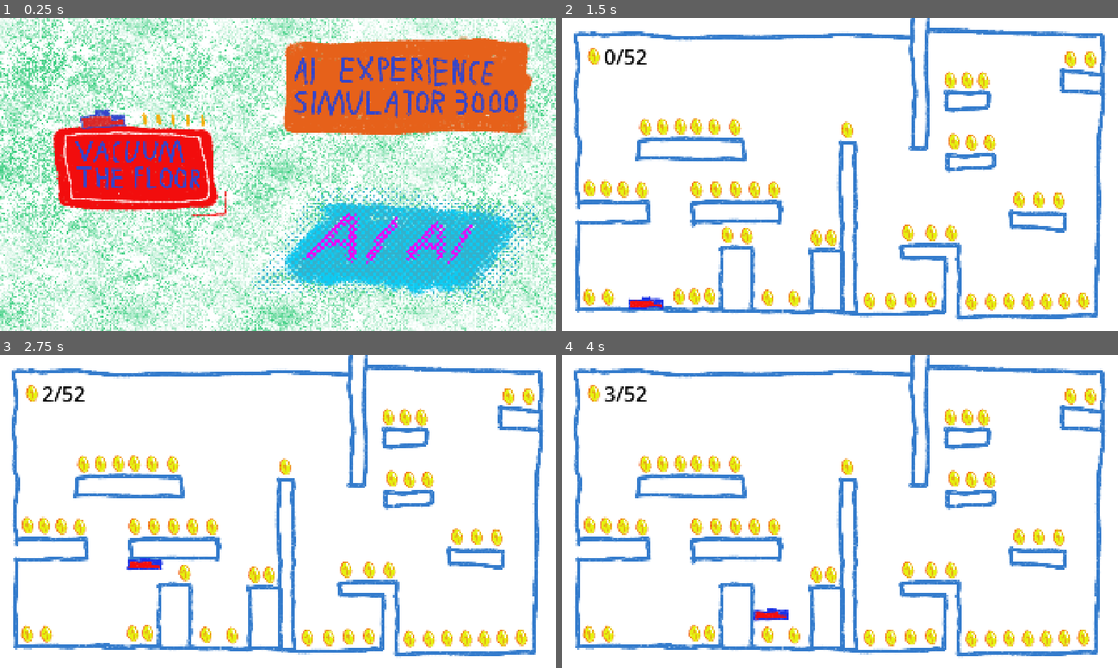
Above: before the commit, frames 1-4 (two rows, left to right).
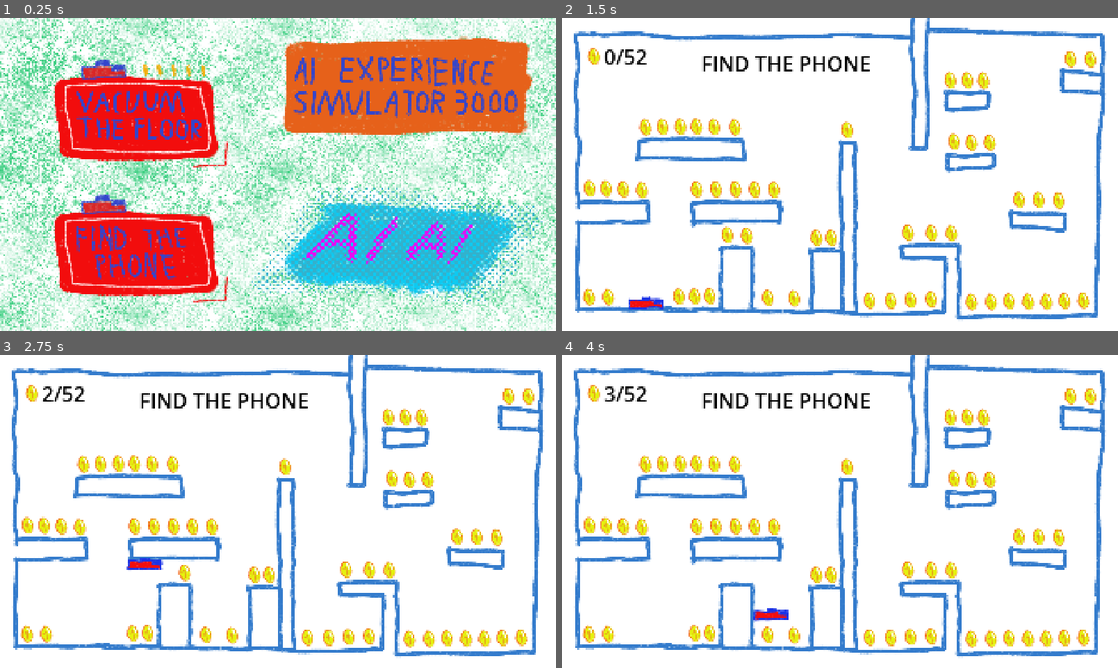
Above: after the commit, the same moments.

Repository: AkiPoh/ai-experience-simulator-3000
Game: Godot game, scene res://menu/menu.tscn
The game is run twice, just before and just after one commit, with the same random seed, the same clock (stepped at 60 frames per second) and the same inputs.
Inputs (mouse positions are in pixels of both pictures, inside the frame that each line leads up to):
- Up to frame 1 (0.25 s): no input
- Up to frame 2 (1.5 s): click (695, 252) at 0.52 s; click (695, 168) at 1.27 s
- Up to frame 3 (2.75 s): tap Enter at 2 s; hold D (move_right) from 2.03 s (still down); tap Up (jump) at 2.1, 2.27, 2.57 s
- Up to frame 4 (4 s): tap Up (jump) at 2.85, 3.02, 3.32, 3.6 s; release D (move_right) at 3.53 s; hold Left (move_left) from 3.53 s (still down)

The runs differ from the first frame. In frame 1, 19% of the frame differs, in the area x 9-41%, y 13-91%; in frame 2, 0.7%; in frame 3, 0.7%; in frame 4, 0.7%.

Commit message:
Add level2 to menu and duplicte level1 to be level2 G&A

Diff:
--- /dev/null
+++ b/godot-game/level2/coin/coin.tscn
@@ -0,0 +1,15 @@
+[gd_scene load_steps=3 format=3 uid="uid://dv6hsgtmmsv84"]
+
+[ext_resource type="Texture2D" uid="uid://cxvmhq4gu1dus" path="res://level1/coin/art/coin.png" id="1_hloft"]
+
+[sub_resource type="RectangleShape2D" id="RectangleShape2D_dukv5"]
+size = Vector2(42, 59)
+
+[node name="Coin" type="Area2D"]
+
+[node name="CollisionShape2D" type="CollisionShape2D" parent="."]
+position = Vector2(0, -0.5)
+shape = SubResource("RectangleShape2D_dukv5")
+
+[node name="Sprite2D" type="Sprite2D" parent="."]
+texture = ExtResource("1_hloft")
--- /dev/null
+++ b/godot-game/level2/level_2.gd
@@ -0,0 +1,33 @@
+extends Node2D
+
+
+var coins_collected := 0
+var total_coins := 0
+
+
+# Called when the node enters the scene tree for the first time.
+func _ready() -> void:
+	total_coins = $Coins.get_child_count()
+	for coin in $Coins.get_children():
+		coin.body_entered.connect(_on_coin_collected.bind(coin))
+	$CoinCounter.text = str(coins_collected) + "/" + str(total_coins)
+
+
+# Called every frame. 'delta' is the elapsed time since the previous frame.
+func _process(delta: float) -> void:
+	pass
+
+
+func _on_coin_collected(body: Node, coin: Node) -> void:
+	if body == $Vacuum:
+		coins_collected += 1
+		coin.queue_free()
+		$CoinCounter.text = str(coins_collected) + "/" + str(total_coins)
+		if coins_collected >= total_coins:
+			_on_level_complete()
+
+
+func _on_level_complete() -> void:
+	$WinOverlay.visible = true
+	await get_tree().create_timer(5).timeout
+	get_tree().change_scene_to_file("res://menu/menu.tscn")
--- /dev/null
+++ b/godot-game/level2/level_2.tscn
@@ -0,0 +1,431 @@
+[gd_scene load_steps=33 format=3 uid="uid://gknarqs2e6u7"]
+
+[ext_resource type="Texture2D" uid="uid://dkoc1clcp6fw1" path="res://level2/art/level1-main.png" id="1_4hwfk"]
+[ext_resource type="Texture2D" uid="uid://devy77ikw2ajr" path="res://level2/art/player-trimmed-canvas.png" id="1_h77vs"]
+[ext_resource type="Script" uid="uid://dokvx3kb8fcvf" path="res://level2/level_2.gd" id="1_mh48n"]
+[ext_resource type="Script" uid="uid://dbtvs1x27mc1e" path="res://level2/robot.gd" id="1_xpeh6"]
+[ext_resource type="PackedScene" uid="uid://dv6hsgtmmsv84" path="res://level2/coin/coin.tscn" id="2_v8of2"]
+[ext_resource type="Texture2D" uid="uid://cxvmhq4gu1dus" path="res://level2/coin/art/coin.png" id="6_atmxi"]
+
+[sub_resource type="RectangleShape2D" id="RectangleShape2D_4hwfk"]
+size = Vector2(633, 87)
+
+[sub_resource type="RectangleShape2D" id="RectangleShape2D_v8of2"]
+size = Vector2(391, 78)
+
+[sub_resource type="RectangleShape2D" id="RectangleShape2D_gpbvg"]
+size = Vector2(355, 70)
+
+[sub_resource type="RectangleShape2D" id="RectangleShape2D_mh48n"]
+size = Vector2(595, 67)
+
+[sub_resource type="RectangleShape2D" id="RectangleShape2D_atmxi"]
+size = Vector2(210, 56)
+
+[sub_resource type="RectangleShape2D" id="RectangleShape2D_bsgr5"]
+size = Vector2(261, 77)
+
+[sub_resource type="RectangleShape2D" id="RectangleShape2D_veygh"]
+size = Vector2(174, 73)
+
+[sub_resource type="RectangleShape2D" id="RectangleShape2D_s1vqm"]
+size = Vector2(1163, 72)
+
+[sub_resource type="RectangleShape2D" id="RectangleShape2D_wflk4"]
+size = Vector2(611, 65)
+
+[sub_resource type="RectangleShape2D" id="RectangleShape2D_esv77"]
+size = Vector2(116, 238)
+
+[sub_resource type="RectangleShape2D" id="RectangleShape2D_hevts"]
+size = Vector2(139, 228)
+
+[sub_resource type="RectangleShape2D" id="RectangleShape2D_2wq6b"]
+size = Vector2(61, 677)
+
+[sub_resource type="RectangleShape2D" id="RectangleShape2D_w3wtg"]
+size = Vector2(65, 354)
+
+[sub_resource type="RectangleShape2D" id="RectangleShape2D_sx3jx"]
+size = Vector2(62, 597)
+
+[sub_resource type="RectangleShape2D" id="RectangleShape2D_r8eyt"]
+size = Vector2(62, 461)
+
+[sub_resource type="RectangleShape2D" id="RectangleShape2D_d0qb0"]
+size = Vector2(59, 219)
+
+[sub_resource type="RectangleShape2D" id="RectangleShape2D_q62cn"]
+size = Vector2(65, 337)
+
+[sub_resource type="RectangleShape2D" id="RectangleShape2D_f6nmd"]
+size = Vector2(87, 801)
+
+[sub_resource type="RectangleShape2D" id="RectangleShape2D_fww16"]
+size = Vector2(317, 72)
+
+[sub_resource type="RectangleShape2D" id="RectangleShape2D_yjslg"]
+size = Vector2(372, 68)
+
+[sub_resource type="RectangleShape2D" id="RectangleShape2D_wwwve"]
+size = Vector2(157, 64)
+
+[sub_resource type="RectangleShape2D" id="RectangleShape2D_faqjo"]
+size = Vector2(175, 52)
+
+[sub_resource type="RectangleShape2D" id="RectangleShape2D_pl3v4"]
+size = Vector2(196, 55)
+
+[sub_resource type="RectangleShape2D" id="RectangleShape2D_po4om"]
+size = Vector2(149, 27)
+
+[sub_resource type="RectangleShape2D" id="RectangleShape2D_44tn6"]
+size = Vector2(349, 26)
+
+[sub_resource type="RectangleShape2D" id="RectangleShape2D_h77vs"]
+size = Vector2(120, 34)
+
+[node name="Level1" type="Node2D"]
+script = ExtResource("1_mh48n")
+
+[node name="Background" type="Sprite2D" parent="."]
+texture = ExtResource("1_4hwfk")
+centered = false
+metadata/_edit_lock_ = true
+
+[node name="WallsEtc" type="Node2D" parent="."]
+
+[node name="FloorsCeilings" type="StaticBody2D" parent="WallsEtc"]
+
+[node name="CollisionShape2D" type="CollisionShape2D" parent="WallsEtc/FloorsCeilings"]
+position = Vector2(297, 1047)
+shape = SubResource("RectangleShape2D_4hwfk")
+
+[node name="CollisionShape2D2" type="CollisionShape2D" parent="WallsEtc/FloorsCeilings"]
+position = Vector2(802.5, 1051)
+shape = SubResource("RectangleShape2D_v8of2")
+
+[node name="CollisionShape2D3" type="CollisionShape2D" parent="WallsEtc/FloorsCeilings"]
+position = Vector2(1168.5, 1054)
+shape = SubResource("RectangleShape2D_gpbvg")
+
+[node name="CollisionShape2D4" type="CollisionShape2D" parent="WallsEtc/FloorsCeilings"]
+position = Vector2(1631.5, 1059.5)
+shape = SubResource("RectangleShape2D_mh48n")
+
+[node name="CollisionShape2D5" type="CollisionShape2D" parent="WallsEtc/FloorsCeilings"]
+position = Vector2(1272, 808)
+shape = SubResource("RectangleShape2D_atmxi")
+
+[node name="CollisionShape2D6" type="CollisionShape2D" parent="WallsEtc/FloorsCeilings"]
+position = Vector2(174.5, 669.5)
+shape = SubResource("RectangleShape2D_bsgr5")
+
+[node name="CollisionShape2D7" type="CollisionShape2D" parent="WallsEtc/FloorsCeilings"]
+position = Vector2(1811, 220)
+shape = SubResource("RectangleShape2D_veygh")
+
+[node name="CollisionShape2D8" type="CollisionShape2D" parent="WallsEtc/FloorsCeilings"]
+position = Vector2(635.5, 29)
+shape = SubResource("RectangleShape2D_s1vqm")
+
+[node name="CollisionShape2D9" type="CollisionShape2D" parent="WallsEtc/FloorsCeilings"]
+position = Vector2(1558.5, 25.5)
+shape = SubResource("RectangleShape2D_wflk4")
+
+[node name="Fridges" type="StaticBody2D" parent="WallsEtc"]
+
+[node name="CollisionShape2D" type="CollisionShape2D" parent="WallsEtc/Fridges"]
+position = Vector2(605, 908)
+shape = SubResource("RectangleShape2D_esv77")
+
+[node name="CollisionShape2D2" type="CollisionShape2D" parent="WallsEtc/Fridges"]
+position = Vector2(926.5, 912)
+shape = SubResource("RectangleShape2D_hevts")
+
+[node name="Walls" type="StaticBody2D" parent="WallsEtc"]
+
+[node name="CollisionShape2D" type="CollisionShape2D" parent="WallsEtc/Walls"]
+position = Vector2(26.5, 336.5)
+shape = SubResource("RectangleShape2D_2wq6b")
+
+[node name="CollisionShape2D2" type="CollisionShape2D" parent="WallsEtc/Walls"]
+position = Vector2(25.5, 847)
+shape = SubResource("RectangleShape2D_w3wtg")
+
+[node name="CollisionShape2D3" type="CollisionShape2D" parent="WallsEtc/Walls"]
+position = Vector2(989, 725.5)
+shape = SubResource("RectangleShape2D_sx3jx")
+
+[node name="CollisionShape2D4" type="CollisionShape2D" parent="WallsEtc/Walls"]
+position = Vector2(1236, 227.5)
+shape = SubResource("RectangleShape2D_r8eyt")
+
+[node name="CollisionShape2D5" type="CollisionShape2D" parent="WallsEtc/Walls"]
+position = Vector2(1347.5, 933.5)
+shape = SubResource("RectangleShape2D_d0qb0")
+
+[node name="CollisionShape2D6" type="CollisionShape2D" parent="WallsEtc/Walls"]
+position = Vector2(1894.5, 149.5)
+shape = SubResource("RectangleShape2D_q62cn")
+
+[node name="CollisionShape2D7" type="CollisionShape2D" parent="WallsEtc/Walls"]
+position = Vector2(1886.5, 647.5)
+shape = SubResource("RectangleShape2D_f6nmd")
+
+[node name="Platforms" type="StaticBody2D" parent="WallsEtc"]
+
+[node name="CollisionShape2D" type="CollisionShape2D" parent="WallsEtc/Platforms"]
+position = Vector2(601.5, 668)
+shape = SubResource("RectangleShape2D_fww16")
+
+[node name="CollisionShape2D2" type="CollisionShape2D" parent="WallsEtc/Platforms"]
+position = Vector2(446, 450)
+shape = SubResource("RectangleShape2D_yjslg")
+
+[node name="CollisionShape2D3" type="CollisionShape2D" parent="WallsEtc/Platforms"]
+position = Vector2(1400.5, 285)
+shape = SubResource("RectangleShape2D_wwwve")
+
+[node name="CollisionShape2D4" type="CollisionShape2D" parent="WallsEtc/Platforms"]
+position = Vector2(1411.5, 496)
+shape = SubResource("RectangleShape2D_faqjo")
+
+[node name="CollisionShape2D5" type="CollisionShape2D" parent="WallsEtc/Platforms"]
+position = Vector2(1643, 698.5)
+shape = SubResource("RectangleShape2D_pl3v4")
+
+[node name="OneWays" type="StaticBody2D" parent="WallsEtc"]
+
+[node name="CollisionShape2D" type="CollisionShape2D" parent="WallsEtc/OneWays"]
+position = Vector2(375, 671)
+rotation = 3.1415927
+shape = SubResource("RectangleShape2D_po4om")
+one_way_collision = true
+debug_color = Color(0.5613584, 0.39551935, 1, 0.41960785)
+
+[node name="CollisionShape2D2" type="CollisionShape2D" parent="WallsEtc/OneWays"]
+position = Vector2(803, 458)
+rotation = 3.1415927
+shape = SubResource("RectangleShape2D_44tn6")
+one_way_collision = true
+debug_color = Color(0.6192919, 0.35545346, 1, 0.41960785)
+
+[node name="Coins" type="Node2D" parent="."]
+
+[node name="Coin" parent="Coins" instance=ExtResource("2_v8of2")]
+position = Vector2(93, 963)
+
+[node name="Coin2" parent="Coins" instance=ExtResource("2_v8of2")]
+position = Vector2(160, 963)
+
+[node name="Coin6" parent="Coins" instance=ExtResource("2_v8of2")]
+position = Vector2(404, 961)
+
+[node name="Coin7" parent="Coins" instance=ExtResource("2_v8of2")]
+position = Vector2(459, 961)
+
+[node name="Coin8" parent="Coins" instance=ExtResource("2_v8of2")]
+position = Vector2(510, 960)
+
+[node name="Coin9" parent="Coins" instance=ExtResource("2_v8of2")]
+position = Vector2(571, 749)
+
+[node name="Coin10" parent="Coins" instance=ExtResource("2_v8of2")]
+position = Vector2(638, 751)
+
+[node name="Coin11" parent="Coins" instance=ExtResource("2_v8of2")]
+position = Vector2(711, 966)
+
+[node name="Coin12" parent="Coins" instance=ExtResource("2_v8of2")]
+position = Vector2(801, 968)
+
+[node name="Coin13" parent="Coins" instance=ExtResource("2_v8of2")]
+position = Vector2(879, 759)
+
+[node name="Coin14" parent="Coins" instance=ExtResource("2_v8of2")]
+position = Vector2(930, 759)
+
+[node name="Coin15" parent="Coins" instance=ExtResource("2_v8of2")]
+position = Vector2(732, 593)
+
+[node name="Coin16" parent="Coins" instance=ExtResource("2_v8of2")]
+position = Vector2(665, 592)
+
+[node name="Coin17" parent="Coins" instance=ExtResource("2_v8of2")]
+position = Vector2(599, 591)
+
+[node name="Coin18" parent="Coins" instance=ExtResource("2_v8of2")]
+position = Vector2(531, 591)
+
+[node name="Coin19" parent="Coins" instance=ExtResource("2_v8of2")]
+position = Vector2(465, 591)
+
+[node name="Coin20" parent="Coins" instance=ExtResource("2_v8of2")]
+position = Vector2(276, 594)
+
+[node name="Coin21" parent="Coins" instance=ExtResource("2_v8of2")]
+position = Vector2(212, 591)
+
+[node name="Coin22" parent="Coins" instance=ExtResource("2_v8of2")]
+position = Vector2(153, 589)
+
+[node name="Coin23" parent="Coins" instance=ExtResource("2_v8of2")]
+position = Vector2(95, 588)
+
+[node name="Coin24" parent="Coins" instance=ExtResource("2_v8of2")]
+position = Vector2(288, 377)
+
+[node name="Coin25" parent="Coins" instance=ExtResource("2_v8of2")]
+position = Vector2(347, 376)
+
+[node name="Coin26" parent="Coins" instance=ExtResource("2_v8of2")]
+position = Vector2(409, 375)
+
+[node name="Coin27" parent="Coins" instance=ExtResource("2_v8of2")]
+position = Vector2(465, 375)
+
+[node name="Coin28" parent="Coins" instance=ExtResource("2_v8of2")]
+position = Vector2(525, 376)
+
+[node name="Coin29" parent="Coins" instance=ExtResource("2_v8of2")]
+position = Vector2(597, 377)
+
+[node name="Coin30" parent="Coins" instance=ExtResource("2_v8of2")]
+position = Vector2(985, 387)
+
+[node name="Coin31" parent="Coins" instance=ExtResource("2_v8of2")]
+position = Vector2(1345, 743)
+
+[node name="Coin32" parent="Coins" instance=ExtResource("2_v8of2")]
+position = Vector2(1276, 742)
+
+[node name="Coin33" parent="Coins" instance=ExtResource("2_v8of2")]
+position = Vector2(1195, 741)
+
+[node name="Coin34" parent="Coins" instance=ExtResource("2_v8of2")]
+position = Vector2(1062, 975)
+
+[node name="Coin35" parent="Coins" instance=ExtResource("2_v8of2")]
+position = Vector2(1135, 976)
+
+[node name="Coin36" parent="Coins" instance=ExtResource("2_v8of2")]
+position = Vector2(1204, 973)
+
+[node name="Coin37" parent="Coins" instance=ExtResource("2_v8of2")]
+position = Vector2(1274, 971)
+
+[node name="Coin38" parent="Coins" instance=ExtResource("2_v8of2")]
+position = Vector2(1414, 980)
+
+[node name="Coin39" parent="Coins" instance=ExtResource("2_v8of2")]
+position = Vector2(1482, 980)
+
+[node name="Coin40" parent="Coins" instance=ExtResource("2_v8of2")]
+position = Vector2(1544, 978)
+
+[node name="Coin41" parent="Coins" instance=ExtResource("2_v8of2")]
+position = Vector2(1610, 979)
+
+[node name="Coin42" parent="Coins" instance=ExtResource("2_v8of2")]
+position = Vector2(1673, 979)
+
+[node name="Coin43" parent="Coins" instance=ExtResource("2_v8of2")]
+position = Vector2(1735, 977)
+
+[node name="Coin44" parent="Coins" instance=ExtResource("2_v8of2")]
+position = Vector2(1800, 975)
+
+[node name="Coin45" parent="Coins" instance=ExtResource("2_v8of2")]
+position = Vector2(1579, 628)
+
+[node name="Coin46" parent="Coins" instance=ExtResource("2_v8of2")]
+position = Vector2(1646, 628)
+
+[node name="Coin47" parent="Coins" instance=ExtResource("2_v8of2")]
+position = Vector2(1715, 630)
+
+[node name="Coin48" parent="Coins" instance=ExtResource("2_v8of2")]
+position = Vector2(1354, 427)
+
+[node name="Coin49" parent="Coins" instance=ExtResource("2_v8of2")]
+position = Vector2(1414, 431)
+
+[node name="Coin50" parent="Coins" instance=ExtResource("2_v8of2")]
+position = Vector2(1477, 430)
+
+[node name="Coin51" parent="Coins" instance=ExtResource("2_v8of2")]
+position = Vector2(1400, 215)
+
+[node name="Coin52" parent="Coins" instance=ExtResource("2_v8of2")]
+position = Vector2(1455, 216)
+
+[node name="Coin53" parent="Coins" instance=ExtResource("2_v8of2")]
+position = Vector2(1756, 142)
+
+[node name="Coin54" parent="Coins" instance=ExtResource("2_v8of2")]
+position = Vector2(1825, 143)
+
+[node name="Coin55" parent="Coins" instance=ExtResource("2_v8of2")]
+position = Vector2(1341, 215)
+
+[node name="Vacuum" type="CharacterBody2D" parent="."]
+position = Vector2(-76, 768)
+script = ExtResource("1_xpeh6")
+
+[node name="CollisionShape2D" type="CollisionShape2D" parent="Vacuum"]
+position = Vector2(366, 215)
+shape = SubResource("RectangleShape2D_h77vs")
+
+[node name="Sprite2D" type="Sprite2D" parent="Vacuum"]
+position = Vector2(366, 212)
+texture = ExtResource("1_h77vs")
+
+[node name="CoinCounter" type="Label" parent="."]
+offset_left = 145.0
+offset_top = 85.0
+offset_right = 367.0
+offset_bottom = 182.0
+theme_override_colors/font_color = Color(0, 0, 0, 1)
+theme_override_colors/font_outline_color = Color(1, 1, 1, 1)
+theme_override_font_sizes/font_size = 71
+text = "0"
+
+[node name="LevelTitle" type="Label" parent="."]
+offset_left = 481.0
+offset_top = 108.0
+offset_right = 1067.0
+offset_bottom = 205.0
+theme_override_colors/font_color = Color(0, 0, 0, 1)
+theme_override_colors/font_outline_color = Color(1, 1, 1, 1)
+theme_override_font_sizes/font_size = 71
+text = "FIND THE PHONE"
+
+[node name="Sprite2D" type="Sprite2D" parent="."]
+position = Vector2(110, 133)
+texture = ExtResource("6_atmxi")
+
+[node name="WinOverlay" type="CanvasLayer" parent="."]
+visible = false
+
+[node name="WinBackground" type="ColorRect" parent="WinOverlay"]
+anchors_preset = 15
+anchor_right = 1.0
+anchor_bottom = 1.0
+grow_horizontal = 2
+grow_vertical = 2
+color = Color(0.7372549, 0.7372549, 0.7372549, 0.26666668)
+
+[node name="WinLabel" type="Label" parent="WinOverlay"]
+anchors_preset = 15
+anchor_right = 1.0
+anchor_bottom = 1.0
+grow_horizontal = 2
+grow_vertical = 2
+theme_override_constants/outline_size = 25
+theme_override_font_sizes/font_size = 131
+text = "ALL COINS COLLECTED AND
+FLOORS VACUUMED!
+[returning to menu....]"
+horizontal_alignment = 1
+vertical_alignment = 1
--- /dev/null
+++ b/godot-game/level2/robot.gd
@@ -0,0 +1,27 @@
+extends CharacterBody2D
+
+
+const SPEED = 300.0
+const JUMP_VELOCITY = -750.0
+
+
+func _physics_process(delta: float) -> void:
+	# Add the gravity.
+	if not is_on_floor():
+		velocity += get_gravity() * delta
+
+	# Handle jump.
+	if Input.is_action_just_pressed("jump") and is_on_floor():
+		velocity.y = JUMP_VELOCITY
+
+	# Get the input direction and handle the movement/deceleration.
+	# As good practice, you should replace UI actions with custom gameplay actions.
+	var direction := Input.get_axis("move_left", "move_right")
+	if direction:
+		velocity.x = direction * SPEED
+	else:
+		# SPEED * X (int), smaller X is slower reduction in vecolocity per
+		# frame when not pressing
+		velocity.x = move_toward(velocity.x, 0, SPEED * 20)
+
+	move_and_slide()
--- a/godot-game/menu/menu.gd
+++ b/godot-game/menu/menu.gd
@@ -4,6 +4,7 @@
 # Called when the node enters the scene tree for the first time.
 func _ready() -> void:
 	$Level1Button.pressed.connect(_on_level1_pressed)
+	$Level2Button.pressed.connect(_on_level2_pressed)
 
 
 # Called every frame. 'delta' is the elapsed time since the previous frame.
@@ -13,3 +14,7 @@
 
 func _on_level1_pressed() -> void:
 	get_tree().change_scene_to_file("res://level1/level_1.tscn")
+
+
+func _on_level2_pressed() -> void:
+	get_tree().change_scene_to_file("res://level2/level_2.tscn")
--- a/godot-game/menu/menu.tscn
+++ b/godot-game/menu/menu.tscn
@@ -48,13 +48,26 @@
 
 [node name="Level1Button" type="Button" parent="."]
 layout_mode = 0
-offset_left = 187.0
-offset_top = 374.0
-offset_right = 750.0
-offset_bottom = 657.0
+offset_left = 188.0
+offset_top = 206.0
+offset_right = 751.0
+offset_bottom = 489.0
 theme = SubResource("Theme_6nwqt")
 theme_override_styles/normal = SubResource("StyleBoxFlat_pbjm4")
 theme_override_styles/pressed = SubResource("StyleBoxFlat_svuvw")
 theme_override_styles/hover = SubResource("StyleBoxFlat_juveg")
 theme_override_styles/disabled = SubResource("StyleBoxFlat_g18jx")
 theme_override_styles/focus = SubResource("StyleBoxFlat_6nwqt")
+
+[node name="Level2Button" type="Button" parent="."]
+layout_mode = 0
+offset_left = 187.0
+offset_top = 670.0
+offset_right = 750.0
+offset_bottom = 953.0
+theme = SubResource("Theme_6nwqt")
+theme_override_styles/normal = SubResource("StyleBoxFlat_pbjm4")
+theme_override_styles/pressed = SubResource("StyleBoxFlat_svuvw")
+theme_override_styles/hover = SubResource("StyleBoxFlat_juveg")
+theme_override_styles/disabled = SubResource("StyleBoxFlat_g18jx")
+theme_override_styles/focus = SubResource("StyleBoxFlat_6nwqt")
Binary file added: godot-game/level2/art/level1-main.png
Not shown, added: godot-game/level2/art/level1-main.png.import
Binary file added: godot-game/level2/art/player-trimmed-canvas.png
Not shown, added: godot-game/level2/art/player-trimmed-canvas.png.import
Binary file added: godot-game/level2/coin/art/coin.png
Not shown, added: godot-game/level2/coin/art/coin.png.import
Not shown, added: godot-game/level2/level_2.gd.uid
Not shown, added: godot-game/level2/robot.gd.uid
Binary file changed: godot-game/menu/art/menu-bg.png
Not shown, changed: art/menu/menu-bg.af
